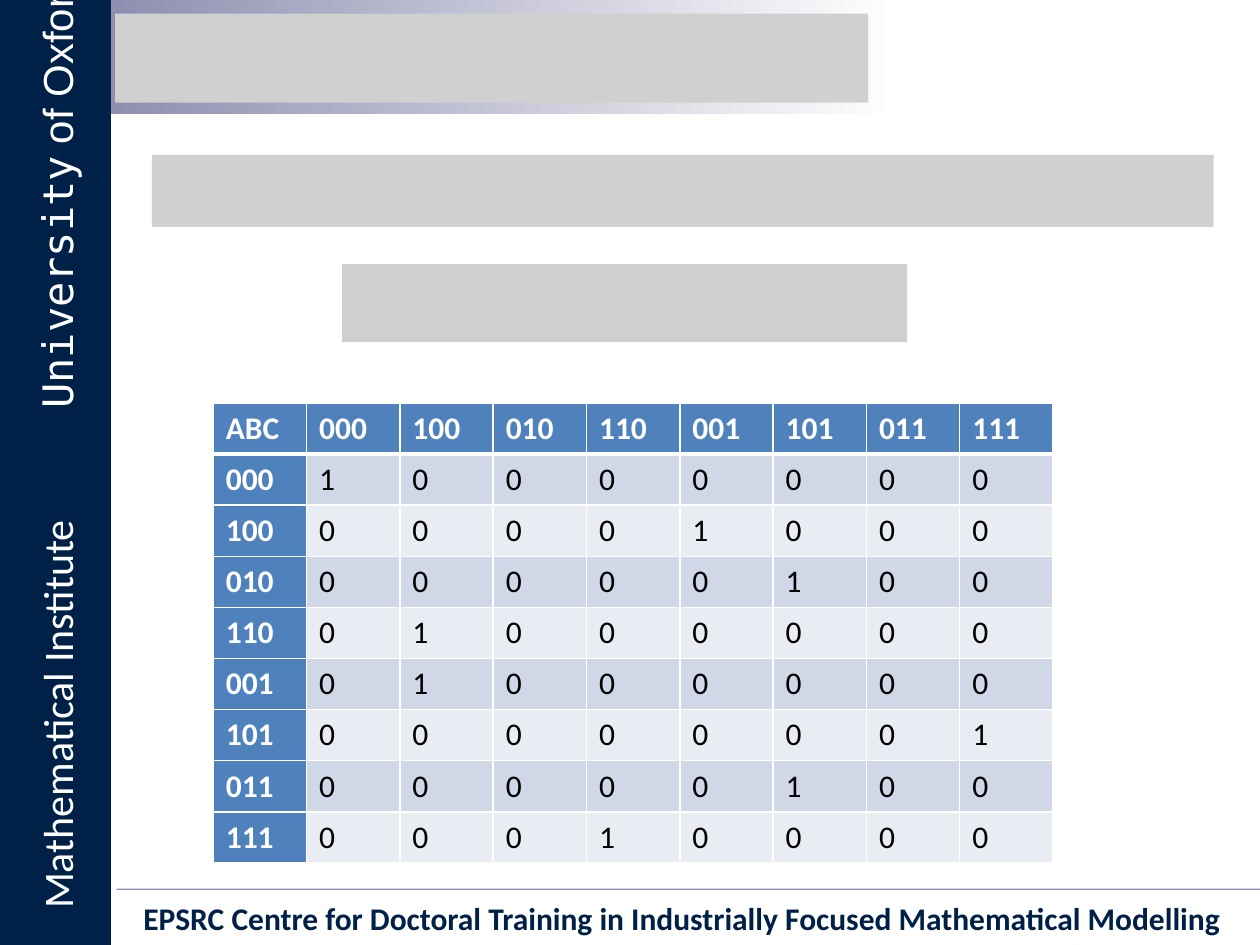
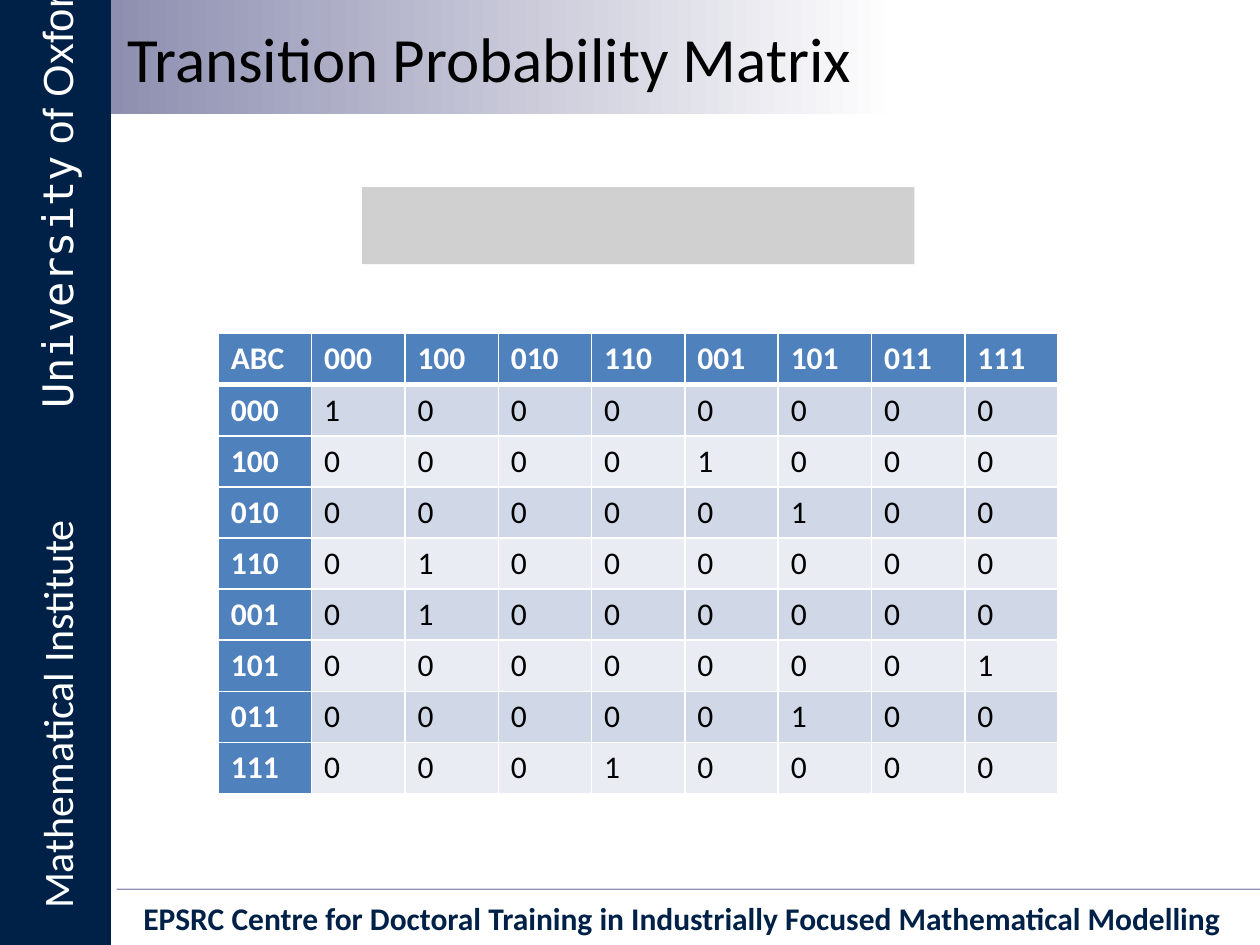
Before and after one commit to Ectheleon/IIT-Mini-Project, a slide deck: slide 3 of Writeup/Presentation/Integrated Information Theory for Organisational Consciousness.pptx (slide 12 before the commit). Drawn at 1260x945 pixels with LibreOffice and Linux fonts; fonts in the diff are those of the drawing; grey boxes stand for pictures; background and template pictures are left out. Boxes give left, top, right and bottom in pixels: in the first picture for what was removed or moved away, otherwise in the second. Text is boxed around its words. In the diff, an @@ line names an element or a change of style, - is before the commit and + after.

```diff
--- a/Writeup/Presentation/Integrated Information Theory for Organisational Consciousness.pptx
+++ b/Writeup/Presentation/Integrated Information Theory for Organisational Consciousness.pptx
@@ picture removed at (x1=115, y1=14, x2=868, y2=103) @@
@@ text added at (x1=128, y1=38, x2=851, y2=92), 36 pt, text #000000 @@
+Transition Probability Matrix
@@ picture removed at (x1=152, y1=155, x2=1215, y2=227) @@
@@ picture added at (x1=362, y1=188, x2=914, y2=265) @@
@@ picture removed at (x1=343, y1=265, x2=907, y2=343) @@
@@ table moved from (x1=213, y1=403, x2=1052, y2=863) to (x1=218, y1=334, x2=1057, y2=794) @@
```
Also in this commit, not shown: 7 other slides changed, 11 slides added, 13 slides removed.
